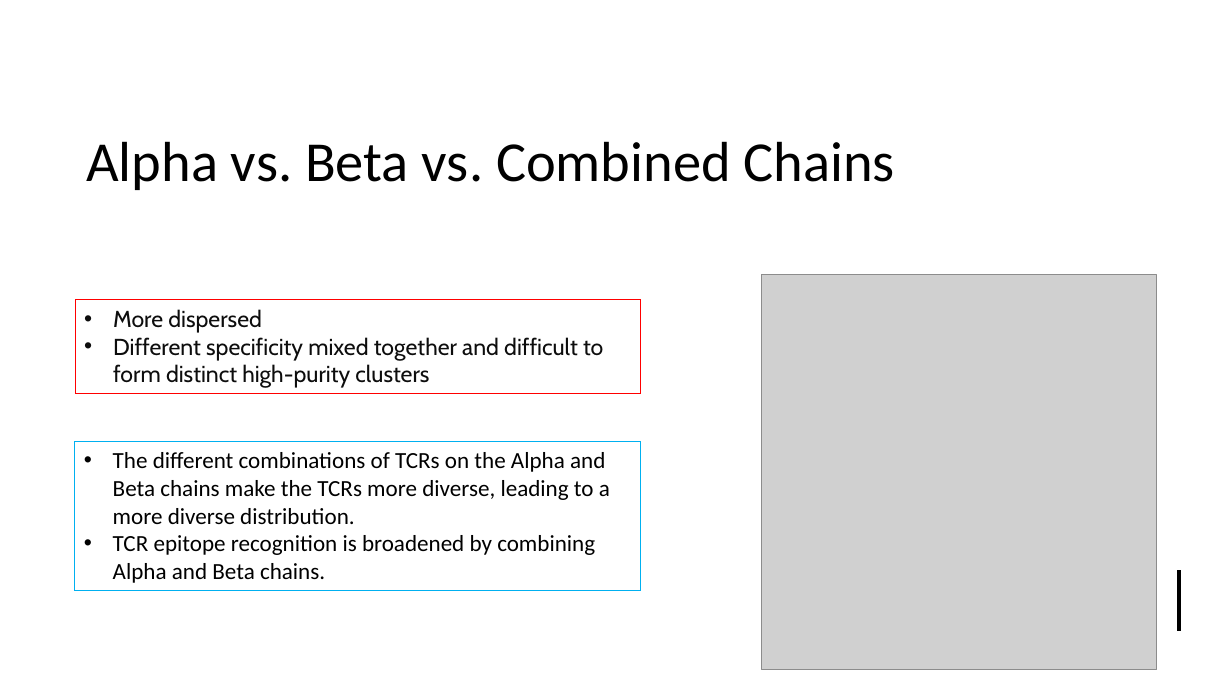
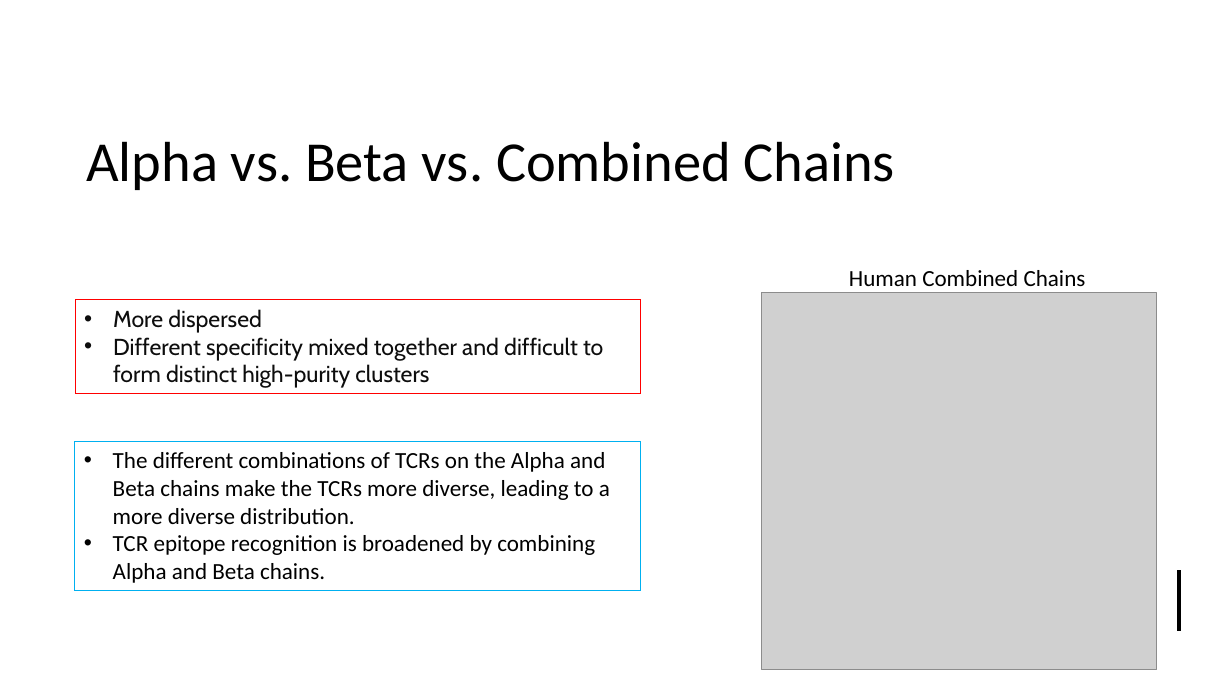
Before and after one commit to UoB-DSMP-2023-24/dsmp-2024-group4, a slide deck: slide 13 of summative presentation/Summative Oral Presentation-Group 4.pptx. Drawn at 1232x693 pixels with LibreOffice and Linux fonts; fonts in the diff are those of the drawing; grey boxes stand for pictures. Boxes give left, top, right and bottom in pixels: in the first picture for what was removed or moved away, otherwise in the second. Text is boxed around its words. In the diff, an @@ line names an element or a change of style, - is before the commit and + after.

```diff
--- a/summative presentation/Summative Oral Presentation-Group 4.pptx
+++ b/summative presentation/Summative Oral Presentation-Group 4.pptx
@@ picture: place and size @@
-picture at [762, 274, 1157, 669]
+picture at [762, 293, 1157, 670]
@@ text added at [849, 270, 1086, 293], 18 pt, text #000000 @@
+Human Combined Chains
```
Also in this commit, not shown: 4 other slides changed, 1 slide removed.
